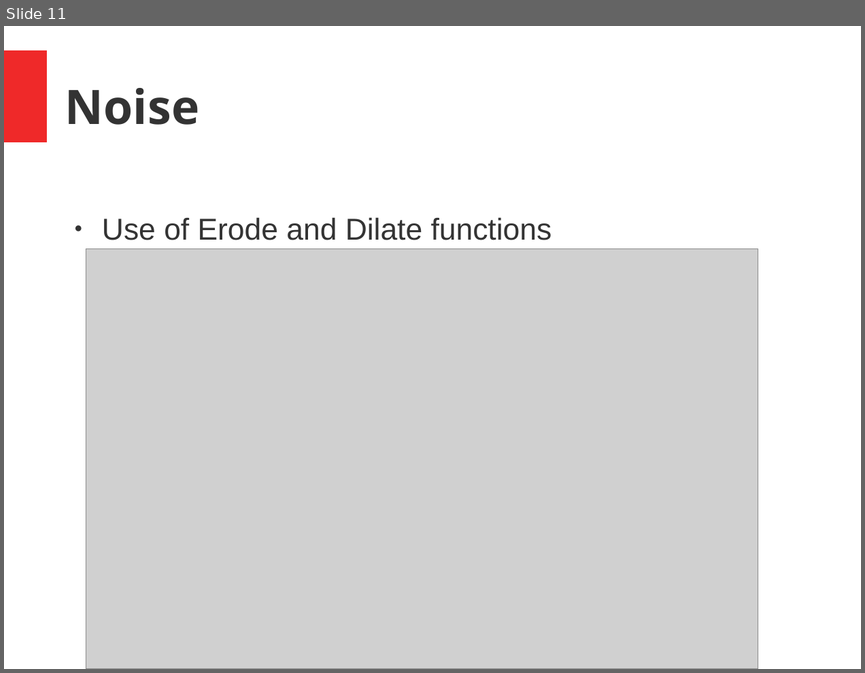
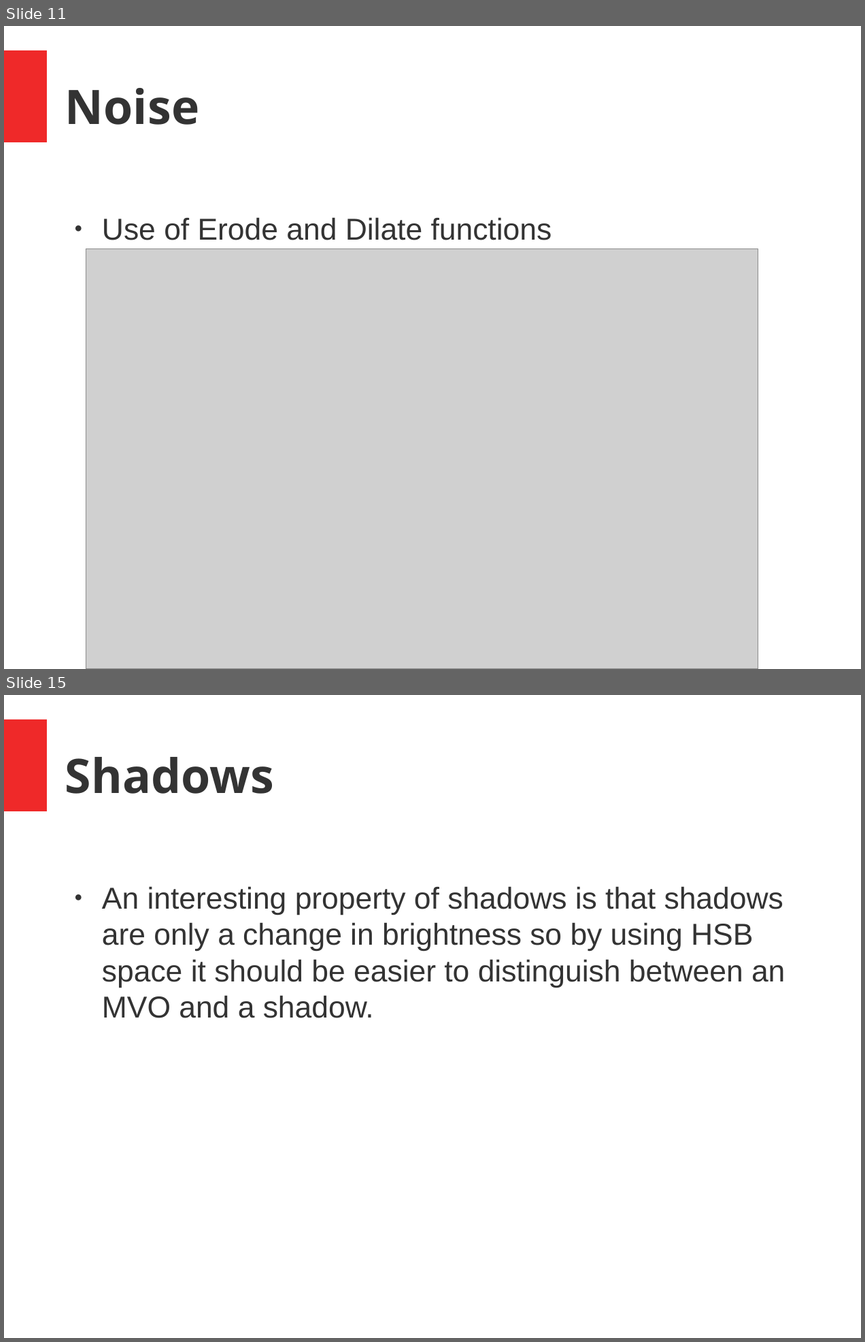
Before and after one commit to joseph-allen/MinsharaMask, a slide deck: SeminarJosephAllen.odp. Shown one above the other, each under a label of ours: slide 11 before the commit, slides 11 and 15 after it; the slides between them are not shown. The pictures are 865x673 and 865x1342 pixels, drawn with LibreOffice and Linux fonts; fonts in the diff are those of the drawing; grey boxes stand for pictures. Boxes give left, top, right and bottom in pixels: in the first picture for what was removed or moved away, otherwise in the second. Text is boxed around its words. In the diff, an @@ line names an element or a change of style, - is before the commit and + after.

```diff
--- a/SeminarJosephAllen.odp
+++ b/SeminarJosephAllen.odp
@@ slide 15 added at (4, 695, 861, 1338), background #FFFFFF; not listed: 1 template element that a slide beside it also shows @@
@@ title added at (65, 757, 274, 794), 44 pt, text #333333, bold @@
+Shadows
@@ text added at (102, 886, 785, 1018), 28 pt, text #333333 @@
+● An interesting property of shadows is that shadows are only a change in brightness so by using HSB space it should be easier to distinguish between an MVO and a shadow.
```
Also in this commit, not shown: 6 other slides added.
